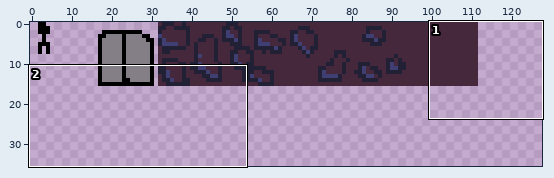
Edited in one commit: sprite sheet (src/Art/spritesheet.png). Above, an overview of the earlier version with the close-up marked.
Close-up. As it was:
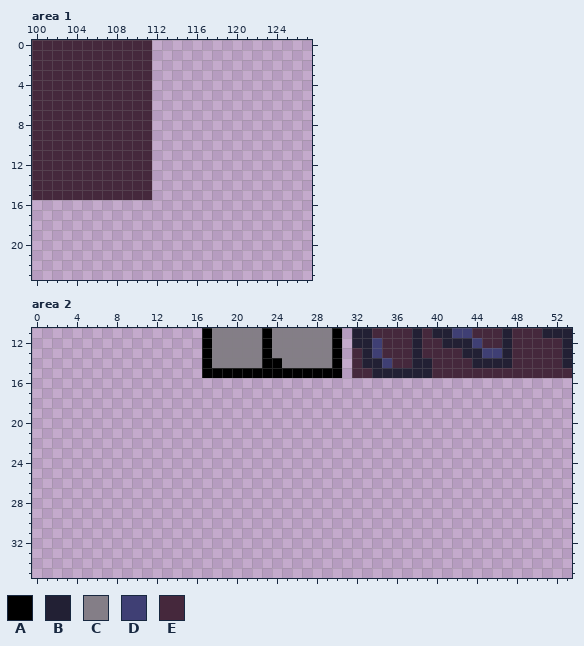
The file is 128x128 pixels. Shown: area 1: x 100..127, y 0..23; area 2: x 0..53, y 11..35. The wide view leaves out empty margins.
Palette (. is transparent): A #000000  B #222034  C #847e87  D #3f3f74  E #45283c
Pixels before, area 1, first column x 100:
 0 EEEEEEEEEEEE
 1 EEEEEEEEEEEE
 2 EEEEEEEEEEEE
 3 EEEEEEEEEEEE
 4 EEEEEEEEEEEE
 5 EEEEEEEEEEEE
 6 EEEEEEEEEEEE
 7 EEEEEEEEEEEE
 8 EEEEEEEEEEEE
 9 EEEEEEEEEEEE
10 EEEEEEEEEEEE
11 EEEEEEEEEEEE
12 EEEEEEEEEEEE
13 EEEEEEEEEEEE
14 EEEEEEEEEEEE
15 EEEEEEEEEEEE
Pixels before, area 2, first column x 17:
11 ACCCCCACCCCCCA.BBEEEEBEBBDDEEEBEEEBBB
12 ACCCCCACCCCCCA.BBDEEEBEEBBBDEEBEEEEEB
13 ACCCCCACCCCCCA.EBDEEEBEEEEBBDDBEEEEEB
14 ACCCCCAACCCCCA.EBBDEEBBEEEEBBBBEEEEEB
15 AAAAAAAAAAAAAA.EEBBBBBBEEEEEEEEEEEEEE
The result:
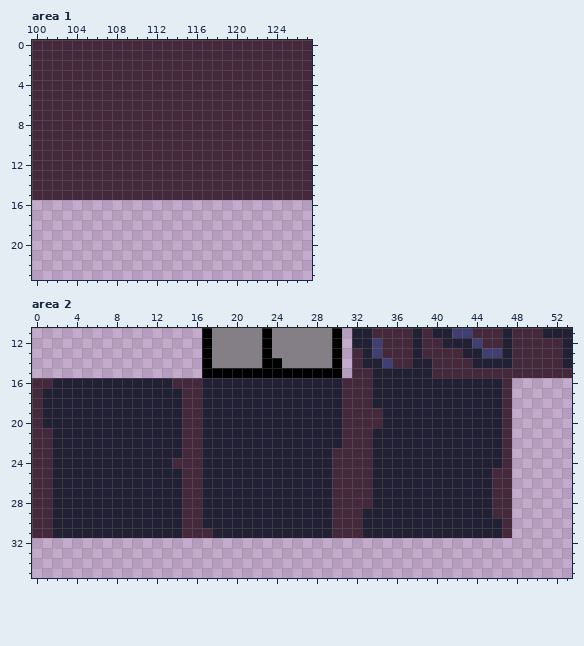
Edits made:
Changed rows in their new state; - is an unchanged pixel.
Area 1:
first column x 112:
 0 EEEEEEEEEEEEEEEE
 1 EEEEEEEEEEEEEEEE
 2 EEEEEEEEEEEEEEEE
 3 EEEEEEEEEEEEEEEE
 4 EEEEEEEEEEEEEEEE
 5 EEEEEEEEEEEEEEEE
 6 EEEEEEEEEEEEEEEE
 7 EEEEEEEEEEEEEEEE
 8 EEEEEEEEEEEEEEEE
 9 EEEEEEEEEEEEEEEE
10 EEEEEEEEEEEEEEEE
11 EEEEEEEEEEEEEEEE
12 EEEEEEEEEEEEEEEE
13 EEEEEEEEEEEEEEEE
14 EEEEEEEEEEEEEEEE
15 EEEEEEEEEEEEEEEE
Area 2:
first column x 0:
16 EEBBBBBBBBBBBBEEEBBBBBBBBBBBBBBEEEBBBBBBBBBBBBBE
17 EBBBBBBBBBBBBBBEEBBBBBBBBBBBBBBEEEBBBBBBBBBBBBBE
18 EBBBBBBBBBBBBBBEEBBBBBBBBBBBBBBEEEBBBBBBBBBBBBBE
19 EBBBBBBBBBBBBBBEEBBBBBBBBBBBBBBEEEEBBBBBBBBBBBBE
20 EBBBBBBBBBBBBBBEEBBBBBBBBBBBBBBEEEEBBBBBBBBBBBBE
21 EEBBBBBBBBBBBBBEEBBBBBBBBBBBBBBEEEBBBBBBBBBBBBBE
22 EEBBBBBBBBBBBBBEEBBBBBBBBBBBBBBEEEBBBBBBBBBBBBBE
23 EEBBBBBBBBBBBBBEEBBBBBBBBBBBBBEEEEBBBBBBBBBBBBBE
24 EEBBBBBBBBBBBBEEEBBBBBBBBBBBBBEEEEBBBBBBBBBBBBBE
25 EEBBBBBBBBBBBBBEEBBBBBBBBBBBBBEEEEBBBBBBBBBBBBEE
26 EEBBBBBBBBBBBBBEEBBBBBBBBBBBBBEEEEBBBBBBBBBBBBEE
27 EEBBBBBBBBBBBBBEEBBBBBBBBBBBBBEEEEBBBBBBBBBBBBEE
28 EEBBBBBBBBBBBBBEEBBBBBBBBBBBBBEEEEBBBBBBBBBBBBEE
29 EEBBBBBBBBBBBBBEEBBBBBBBBBBBBBEEEBBBBBBBBBBBBBEE
30 EEBBBBBBBBBBBBBEEBBBBBBBBBBBBBEEEBBBBBBBBBBBBBBE
31 EEBBBBBBBBBBBBBEEEBBBBBBBBBBBBEEEBBBBBBBBBBBBBBE
Pixel boxes of the changes (left, top, right, bottom) in both close-ups:
added: (152, 40, 312, 200)
added: (32, 378, 512, 538)
